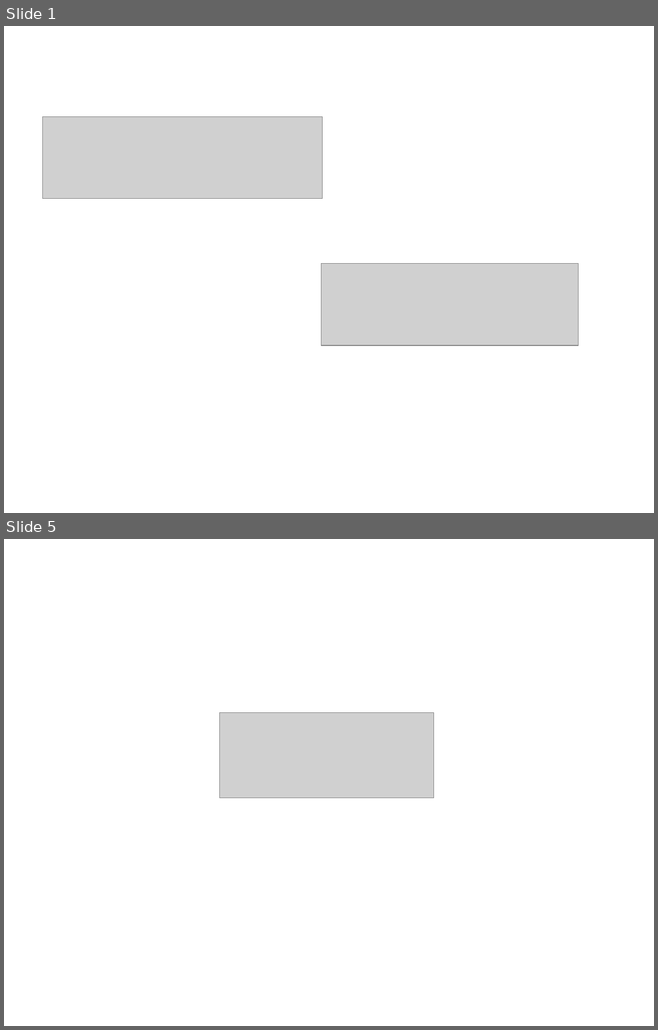
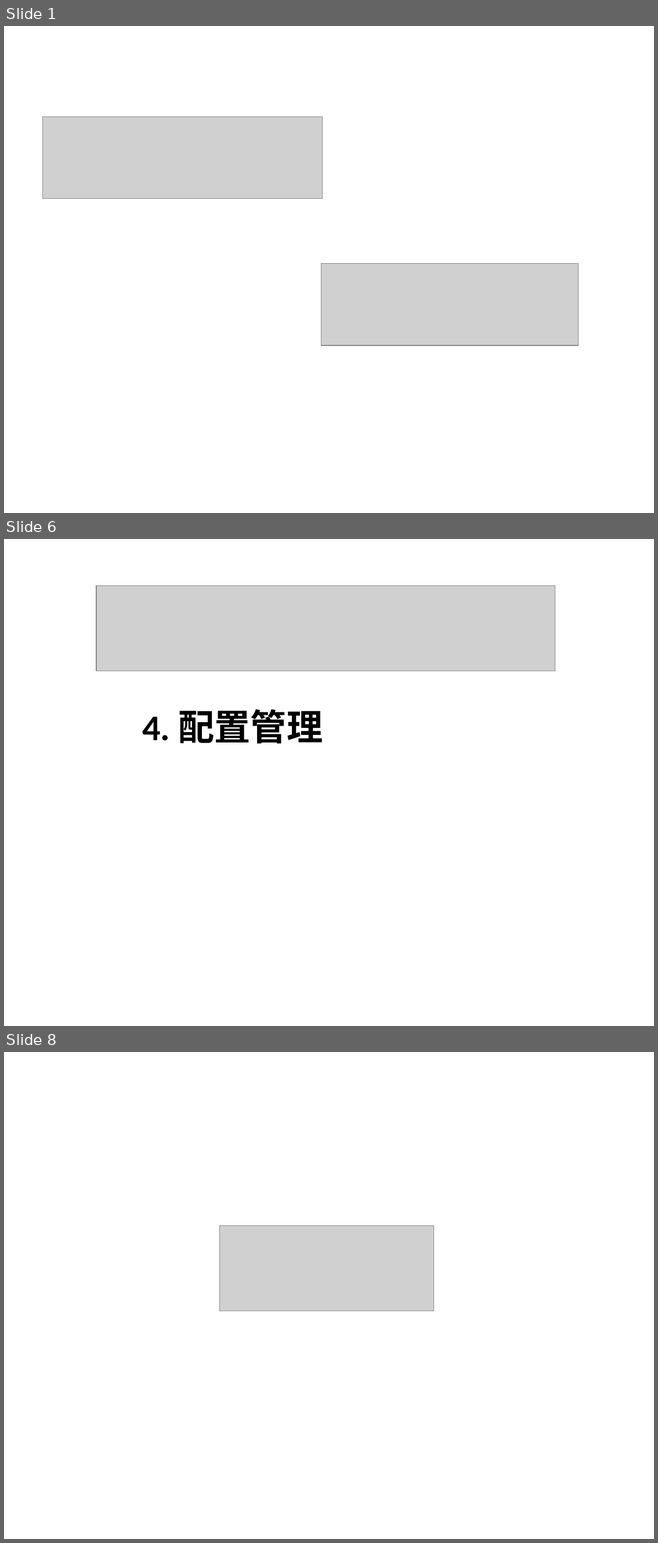
Before and after one commit to yaxing/sherry-forus, a slide deck: 项目相关文档/Sherry/项目监控/项目进展报告/项目报告_2009-12-03_Forus.ppt. Shown one above the other, each under a label of ours: slides 1 and 5 before the commit, slides 1, 6 and 8 after it; the slides between them are not shown. The pictures are 658x1030 and 658x1543 pixels, drawn with LibreOffice and Linux fonts; fonts in the diff are those of the drawing; grey boxes stand for pictures; background and template pictures are left out. Boxes give left, top, right and bottom in pixels: in the first picture for what was removed or moved away, otherwise in the second. Text is boxed around its words. In the diff, an @@ line names an element or a change of style, - is before the commit and + after.

```diff
--- a/项目相关文档/Sherry/项目监控/项目进展报告/项目报告_2009-12-03_Forus.ppt
+++ b/项目相关文档/Sherry/项目监控/项目进展报告/项目报告_2009-12-03_Forus.ppt
@@ slide 6 added at <box>4,539,654,1026</box>, background picture (left out) @@
@@ picture added at <box>96,586,555,671</box> @@
@@ text added at <box>142,709,323,744</box>, 40 pt, text #000000, bold @@
+4. 配置管理
@@ what was slide 5 is now slide 8 @@
```
Also in this commit, not shown: 2 slides changed, 3 other slides added, 1 slide removed.
